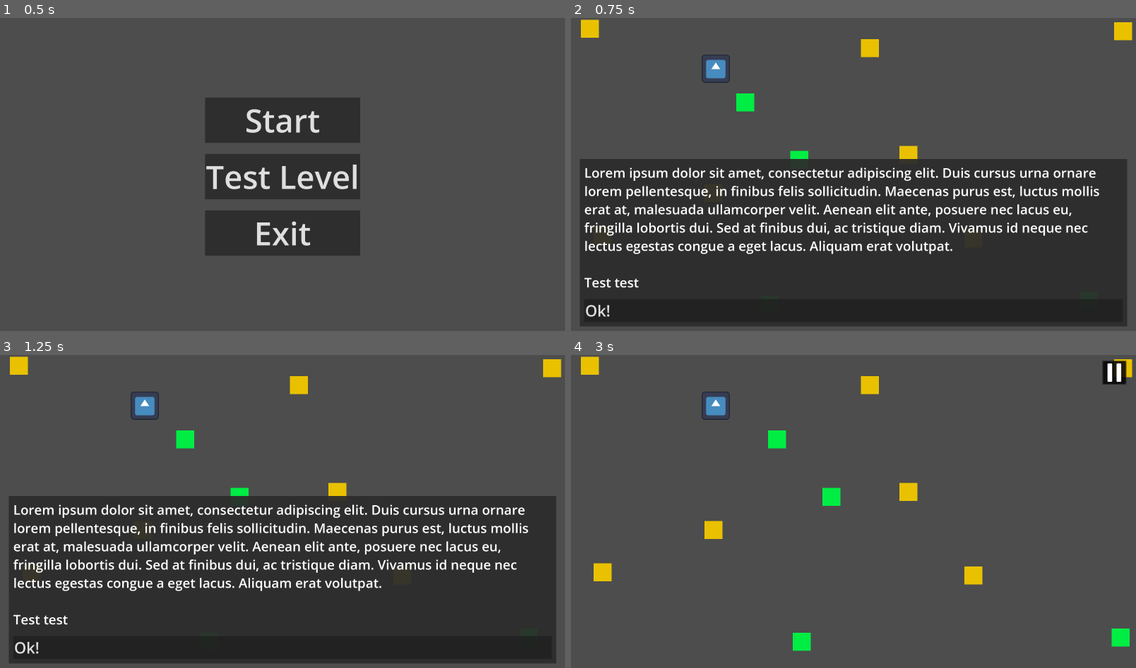
Above: before the commit, frames 1-4 (two rows, left to right).
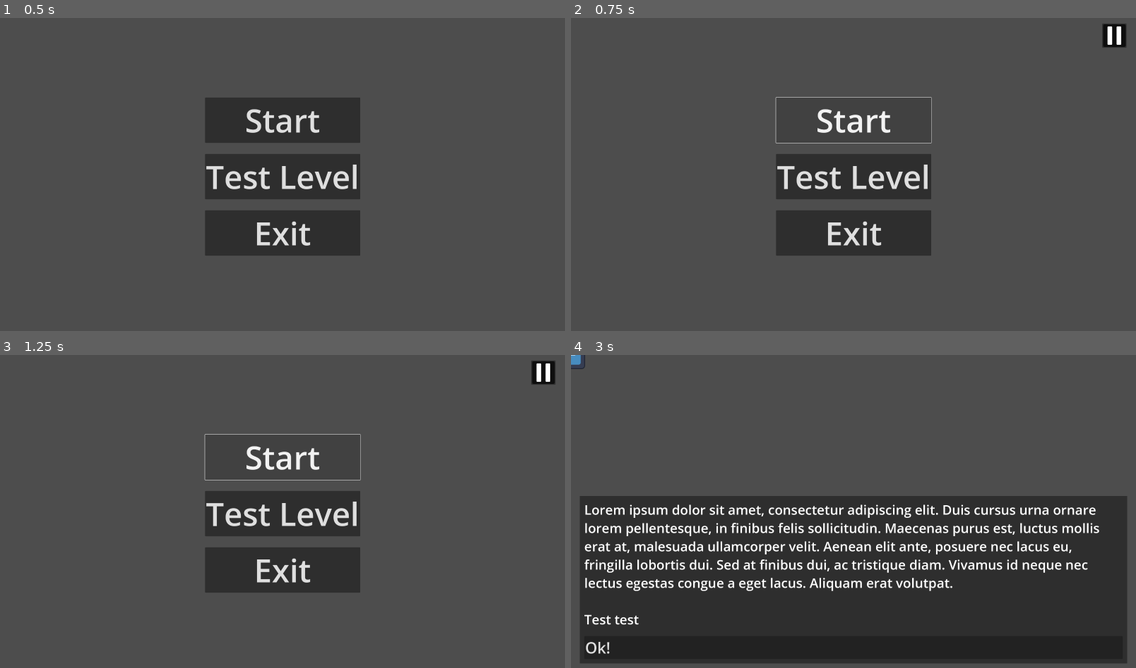
Above: after the commit, the same moments.

Repository: NervzZ/Designing-learning-tools-project
Game: Godot game, scene res://UI/MainMenu.tscn
Same seed, same stepped clock (60 frames per second), same inputs: the game is played once before the commit and once after it. The engine's default icon, where the game draws it, is replaced by a stand-in: a white triangle on a blue panel in a dark square.
Inputs (mouse positions are in pixels of both pictures, inside the frame that each line leads up to):
- Up to frame 1 (0.5 s): no input
- Up to frame 2 (0.75 s): click "Start" at 0.5 s
- Up to frame 3 (1.25 s): no input
- Up to frame 4 (3 s): click (853, 458) at 1.25 s, where only the run after the commit has a clickable "Start"; click (853, 646) at 2 s, where only the run before the commit has a clickable "Ok!"; click (853, 514) at 2.75 s, where only the run after the commit has a clickable "Test Level"

Frame 1 is identical in both runs. In frame 2, 48% of the frame differs, in the area x 1-100%, y 0-99%; in frame 3, 48%; in frame 4, 52%, in the area x 0-100%, y 0-99%.

Commit message:
add portal to frst lvl

Diff:
--- a/Levels/FirstLevel.tscn
+++ b/Levels/FirstLevel.tscn
@@ -1,9 +1,10 @@
-[gd_scene load_steps=5 format=3 uid="uid://b4mhn0xuq0qvm"]
+[gd_scene load_steps=6 format=3 uid="uid://b4mhn0xuq0qvm"]
 
 [ext_resource type="Script" path="res://Scripts/Levels/FirstLevel.gd" id="1_lxgl7"]
 [ext_resource type="PackedScene" uid="uid://06kaxfqyqf67" path="res://Actors/Player.tscn" id="1_tei0q"]
 [ext_resource type="PackedScene" uid="uid://c8gtnk64i215a" path="res://Obstacles/Square.tscn" id="2_6uorv"]
 [ext_resource type="PackedScene" uid="uid://c4jeyoaiqgjqu" path="res://Obstacles/MovingSquare.tscn" id="3_q7h5g"]
+[ext_resource type="PackedScene" uid="uid://bm4f82dbeg7g1" path="res://portals/portal.tscn" id="5_hm2u4"]
 
 [node name="FirstLevel" type="Node2D"]
 script = ExtResource("1_lxgl7")
@@ -18,7 +19,7 @@
 position = Vector2(646, 794)
 
 [node name="Square3" parent="." instance=ExtResource("2_6uorv")]
-position = Vector2(85, 49)
+position = Vector2(293, 567)
 
 [node name="Square4" parent="." instance=ExtResource("2_6uorv")]
 position = Vector2(143, 987)
@@ -43,3 +44,7 @@
 
 [node name="Square9" parent="." instance=ExtResource("3_q7h5g")]
 position = Vector2(2330, 1282)
+
+[node name="Portal" parent="." instance=ExtResource("5_hm2u4")]
+position = Vector2(168, 179)
+destination_coords = Vector2(10, 10)
